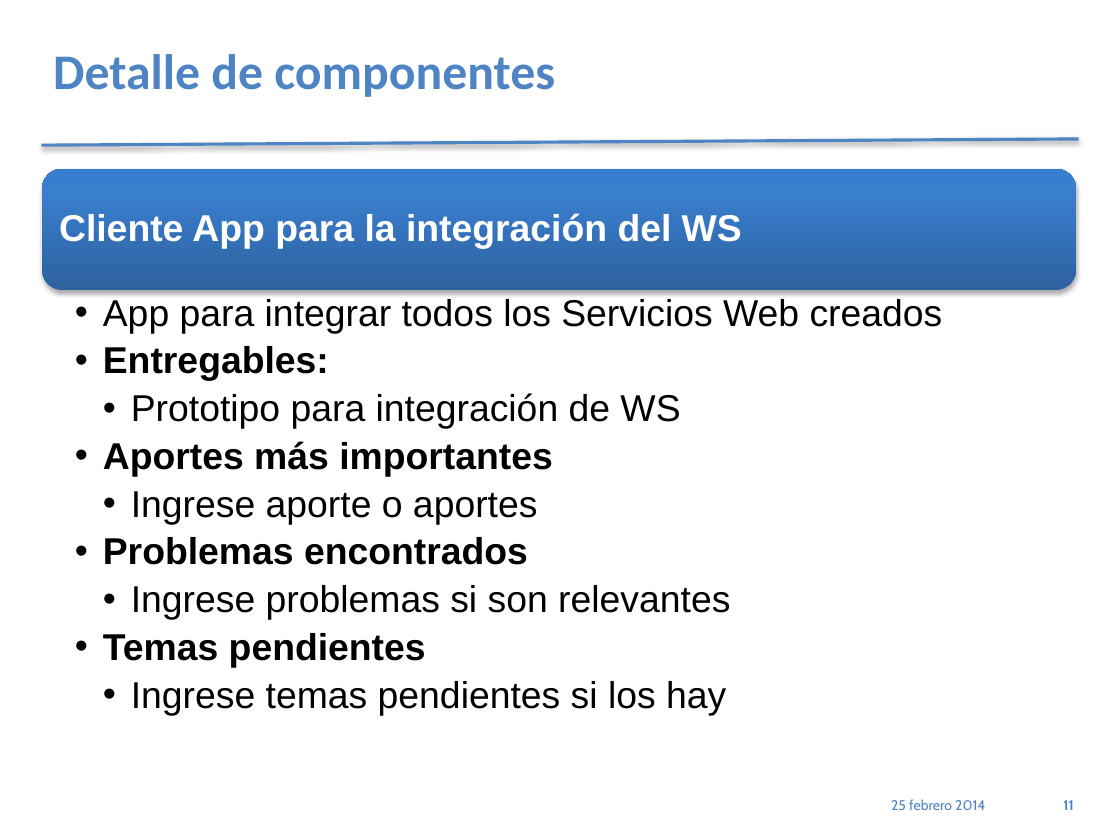
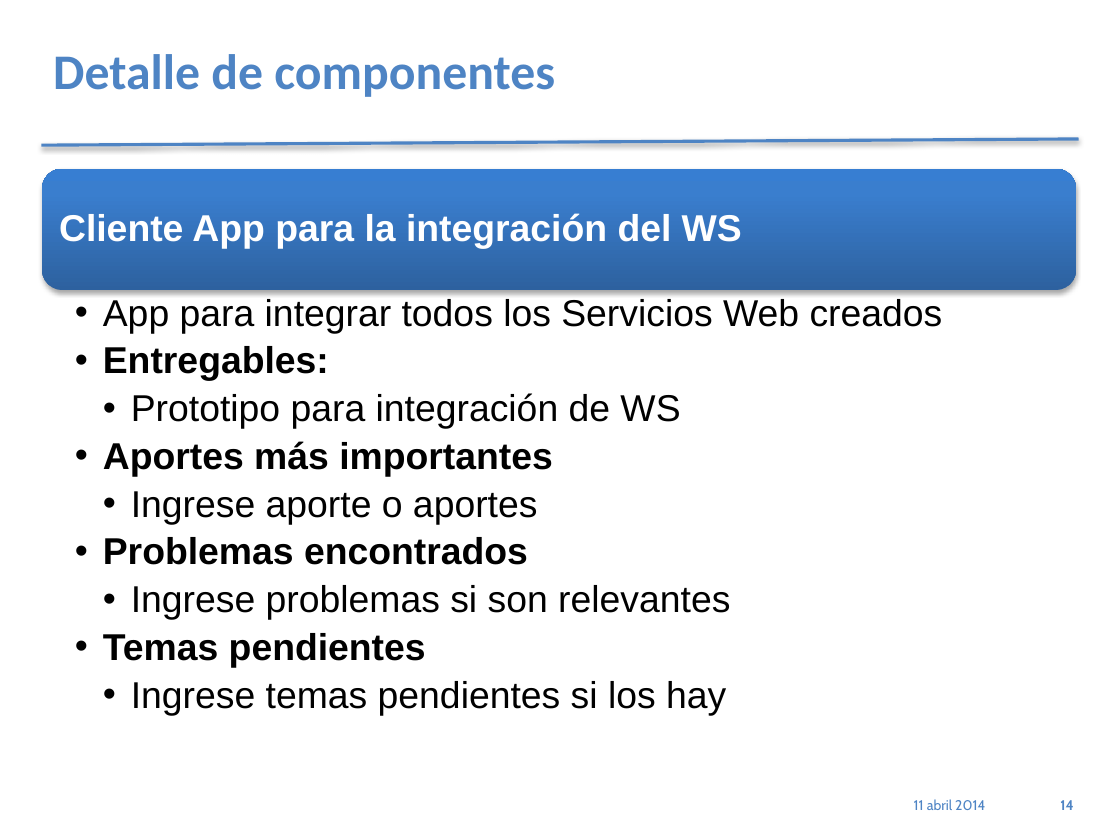
Before and after one commit to jholoc/proyectoScrapy, a slide deck: slide 14 of PresetnacionPracticum_4.1.pptx (slide 11 before the commit). Drawn at 1120x840 pixels with LibreOffice and Linux fonts; fonts in the diff are those of the drawing. Boxes give left, top, right and bottom in pixels: in the first picture for what was removed or moved away, otherwise in the second. Text is boxed around its words. In the diff, an @@ line names an element or a change of style, - is before the commit and + after.

```diff
--- a/PresetnacionPracticum_4.1.pptx
+++ b/PresetnacionPracticum_4.1.pptx
@@ text at [914,799,985,810]: text changed @@
-25 febrero 2014
+11 abril 2014
@@ page number at [1060,800,1073,810]: text changed @@
-11
+14
```
Also in this commit, not shown: 8 other slides changed, 5 slides added, 2 slides removed, 21 other files.
